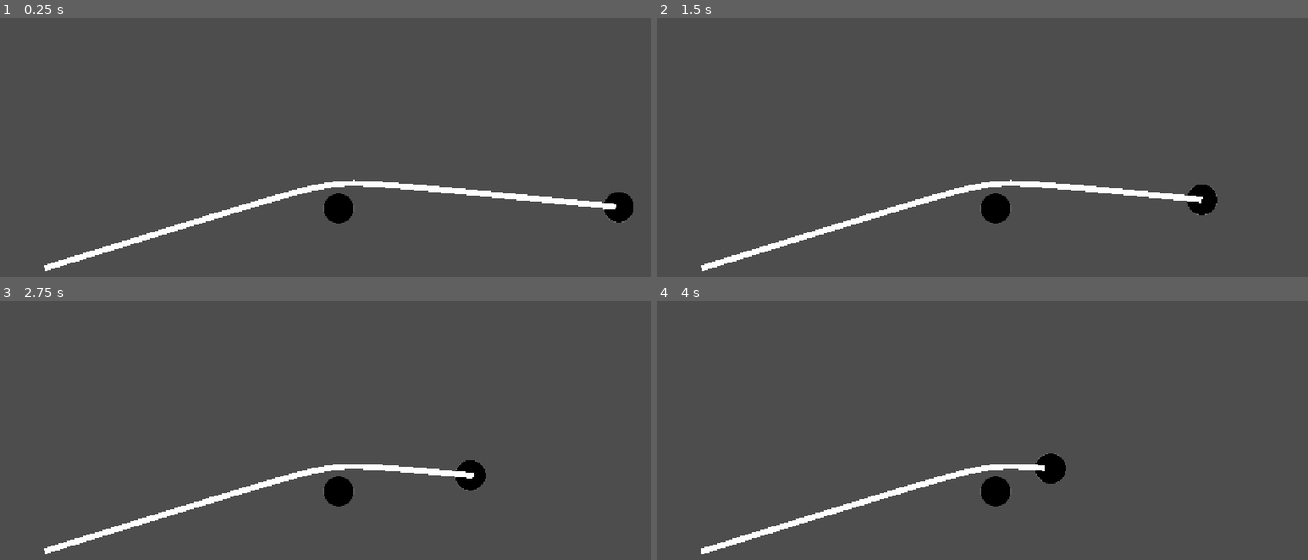
Above: before the commit, frames 1-4 (two rows, left to right).
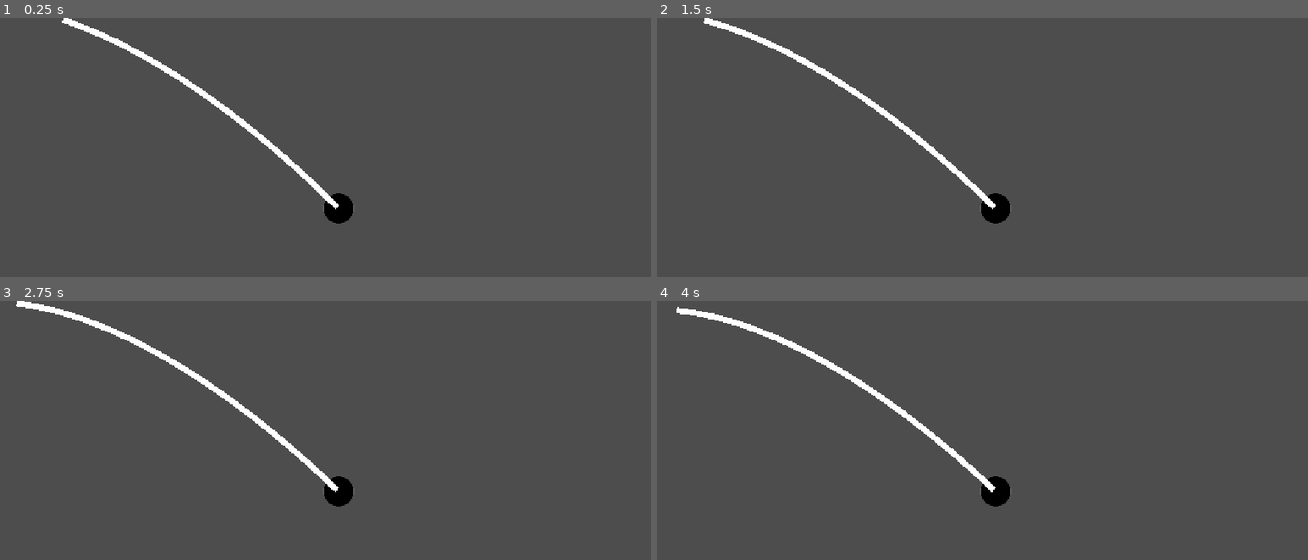
Above: after the commit, the same moments.

Repository: CSHitt/TSA-Video-Game-2027
Game: Godot game, scene res://scenes/gravity_demo.tscn
Same seed, same stepped clock (60 frames per second), same inputs: the game is played once before the commit and once after it.
Inputs:
- Up to frame 1 (0.25 s): no input
- Up to frame 2 (1.5 s): no input
- Up to frame 3 (2.75 s): no input
- Up to frame 4 (4 s): no input

The runs differ from the first frame. In frame 1, 3.5% of the frame differs, in the area x 6-98%, y 0-98%; in frame 2, 3.3%; in frame 3, 3.2%; in frame 4, 2.9%.

Commit message:
Update gravity_demo.tscn
added multiple planets that switches gravity influence from using a Area2d. Made camera follow the rocket and  updated camera line so that the line dosnt draw if it goes off screen

Diff:
--- a/scenes/gravity_demo.tscn
+++ b/scenes/gravity_demo.tscn
@@ -5,9 +5,9 @@
 @onready var planet: StaticBody2D = $\"../Planet\"
 @onready var collision_shape_2d: CollisionShape2D = $CollisionShape2D
 @onready var line_2d: Line2D = $\"../Line2D\"
-@onready var label: Label = $\"../Label\"
-
-var camera_size = Vector2(500,320)
+
+
+var camera_size = Vector2(540,320)
 
 var prediction_timer = 0
 
@@ -28,12 +28,11 @@
 var dis_y
 
 func _ready() -> void:
-
 	mass = rocket_mass
 	gravity_scale = 0.0
 	linear_damp_mode = RigidBody2D.DAMP_MODE_REPLACE
 	linear_damp = 0.0
-	apply_impulse(Vector2(-100,-10))
+	apply_impulse(Vector2(-10,-10))
 
 	'''#for orbits
 	var offset = global_position - planet.global_position
@@ -45,6 +44,8 @@
 '''
 
 func _physics_process(delta: float) -> void:
+
+
 	dis_x = planet.global_position.x - global_position.x
 	dis_y = planet.global_position.y - global_position.y
 
@@ -69,7 +70,7 @@
 	else:
 		move.x = 0
 
-	apply_central_force(gravity_dir + (move*100))
+	apply_central_force(gravity_dir + (move*1000))
 	#print(gravity_dis)
 
 
@@ -77,7 +78,7 @@
 	#predict trajeectory is made by chatgpt, edit it later to make it myself
 	prediction_timer += 1
 
-	if prediction_timer >= 12:
+	if prediction_timer >= 1:
 		prediction_timer = 0
 		predict_trajectory(delta)
 
@@ -87,7 +88,7 @@
 	var line_on_cam = true
 	var pos = global_position
 	var vel = linear_velocity
-	var step = delta * 6.0
+	var step = delta * 15.0
 
 	while line_on_cam == true:
 		var dis = planet.global_position - pos
@@ -103,13 +104,22 @@
 		var last_point = round((line_2d.get_point_position(line_2d.get_point_count()-1)))
 
 		#my code
-		if last_point.x >= camera_size.x or last_point.x <= camera_size.x *-1:
+		if last_point.x >= camera_size.x+global_position.x or last_point.x <= (camera_size.x-global_position.x) *-1:
 			line_on_cam = false
-		if last_point.y >= camera_size.y or last_point.y <= camera_size.y *-1:
+		if last_point.y >= camera_size.y + global_position.y or last_point.y <= (camera_size.y-global_position.y) *-1:
 			line_on_cam = false
-		if line_2d.get_point_count() >=1000:
+		if line_2d.get_point_count() >=800:
 			line_on_cam = false
 
+
+
+func _on_area_gravity_influence_body_entered(body: Node2D) -> void:
+	planet = $\"../Planet\"
+
+
+
+func _on_area_gravity_influence_2_body_entered(body: Node2D) -> void:
+	planet = $\"../Planet2\"
 "
 
 [sub_resource type="CircleShape2D" id="CircleShape2D_u7mw5"]
@@ -137,6 +147,9 @@
 
 [sub_resource type="CircleShape2D" id="CircleShape2D_cgm5g"]
 radius = 27.018513
+
+[sub_resource type="CircleShape2D" id="CircleShape2D_0yd1l"]
+radius = 400.0
 
 [node name="GravityDemo" type="Node2D" unique_id=1806211021]
 
@@ -152,9 +165,10 @@
 [node name="Ball" type="Sprite2D" parent="Rocket" unique_id=811025890]
 texture = SubResource("GradientTexture2D_cu4ke")
 
-[node name="Camera2D" type="Camera2D" parent="." unique_id=1967389116]
+[node name="Camera2D" type="Camera2D" parent="Rocket" unique_id=1967389116]
 
 [node name="Planet" type="StaticBody2D" parent="." unique_id=1071814491]
+position = Vector2(305, 438)
 
 [node name="Ball" type="Sprite2D" parent="Planet" unique_id=219472428]
 texture = SubResource("GradientTexture2D_yfnbx")
@@ -162,5 +176,27 @@
 [node name="CollisionShape2D" type="CollisionShape2D" parent="Planet" unique_id=1267658693]
 shape = SubResource("CircleShape2D_cgm5g")
 
+[node name="AreaGravityInfluence" type="Area2D" parent="Planet/CollisionShape2D" unique_id=1696961229]
+
+[node name="CollisionGravityInfluence" type="CollisionShape2D" parent="Planet/CollisionShape2D/AreaGravityInfluence" unique_id=866827084]
+shape = SubResource("CircleShape2D_0yd1l")
+
 [node name="Line2D" type="Line2D" parent="." unique_id=702620799]
 round_precision = 1
+
+[node name="Planet2" type="StaticBody2D" parent="." unique_id=230906139]
+position = Vector2(-200, -200)
+
+[node name="Ball" type="Sprite2D" parent="Planet2" unique_id=1635682273]
+texture = SubResource("GradientTexture2D_yfnbx")
+
+[node name="CollisionShape2D" type="CollisionShape2D" parent="Planet2" unique_id=1106179704]
+shape = SubResource("CircleShape2D_cgm5g")
+
+[node name="AreaGravityInfluence2" type="Area2D" parent="Planet2" unique_id=1227265498]
+
+[node name="CollisionGravityInfluence" type="CollisionShape2D" parent="Planet2/AreaGravityInfluence2" unique_id=463707772]
+shape = SubResource("CircleShape2D_0yd1l")
+
+[connection signal="body_entered" from="Planet/CollisionShape2D/AreaGravityInfluence" to="Rocket" method="_on_area_gravity_influence_body_entered"]
+[connection signal="body_entered" from="Planet2/AreaGravityInfluence2" to="Rocket" method="_on_area_gravity_influence_2_body_entered"]
